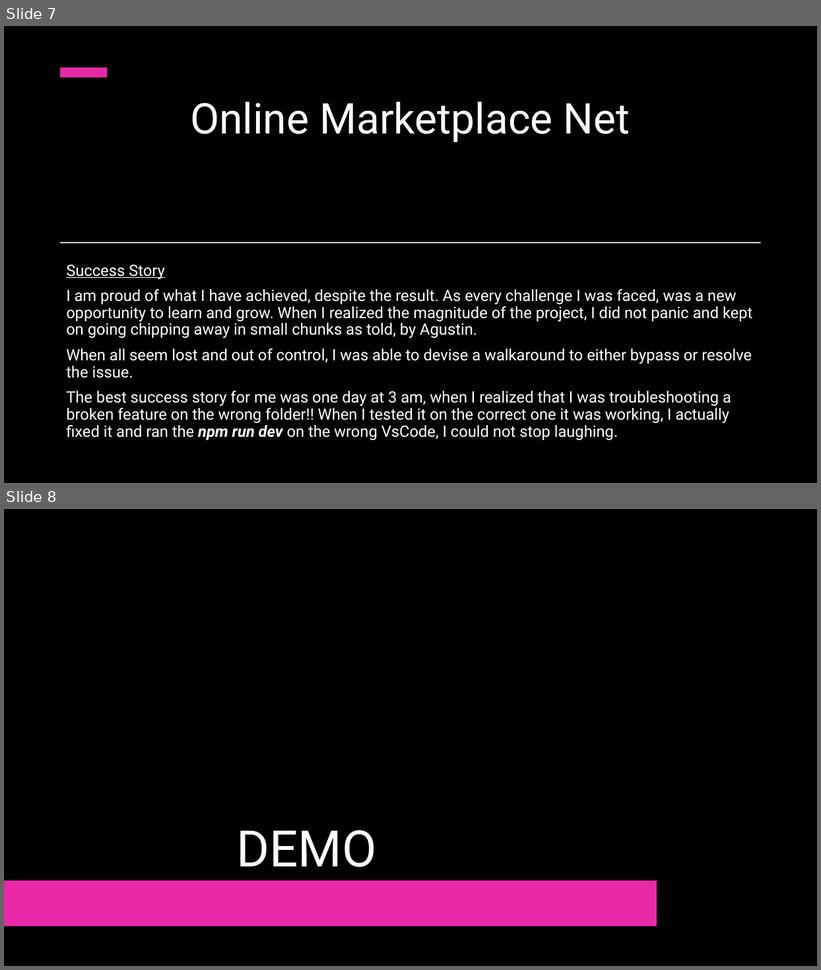
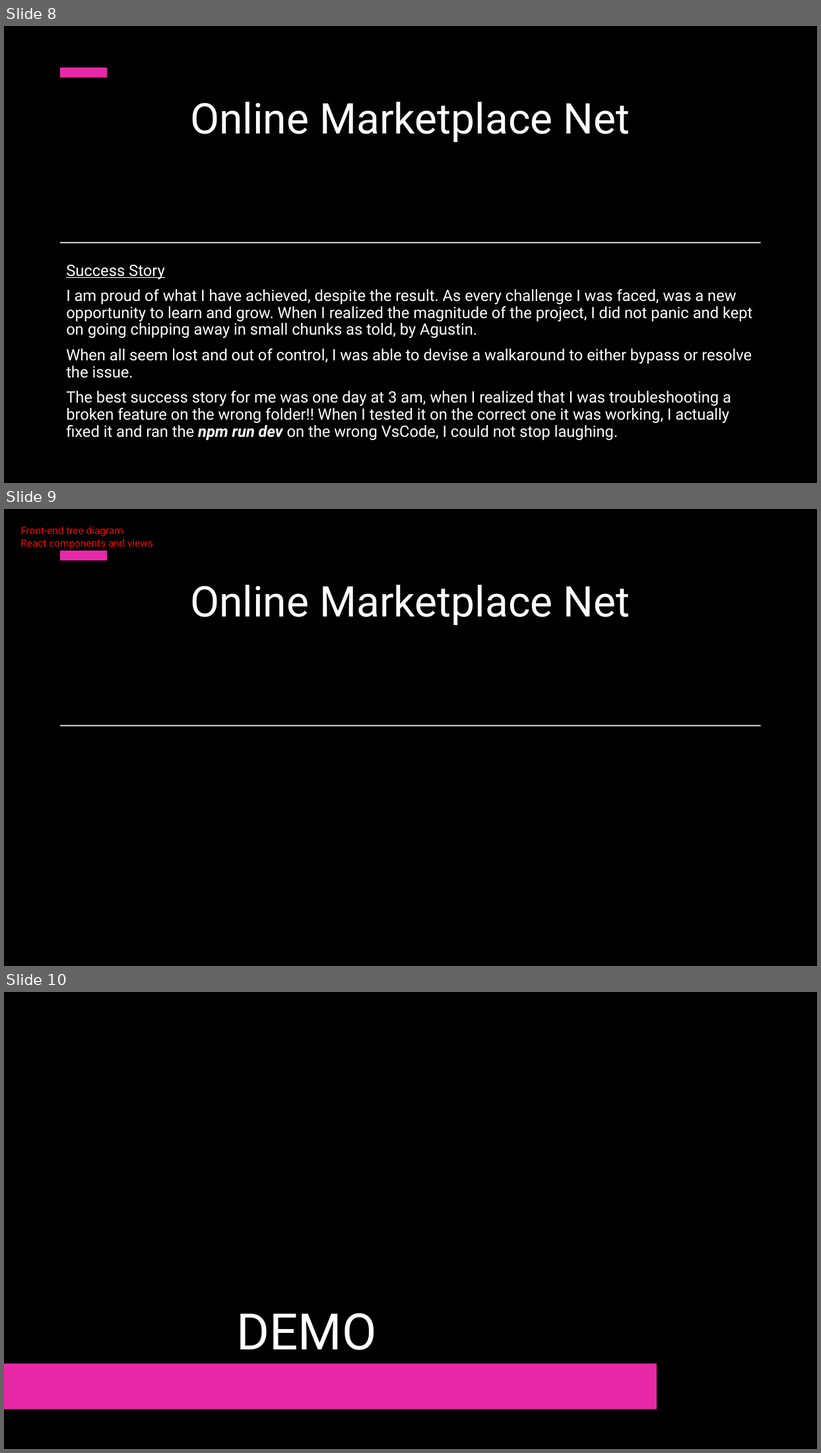
Before and after one commit to johnnyboysydney/Online_Marketplace_Net, a slide deck: Assets/Online Marketplace Net.pptx. Shown one above the other, each under a label of ours: slides 7 and 8 before the commit, slides 8, 9 and 10 after it. The pictures are 821x970 and 821x1453 pixels, drawn with LibreOffice and Linux fonts; fonts in the diff are those of the drawing; background and template pictures are left out. Boxes give left, top, right and bottom in pixels: in the first picture for what was removed or moved away, otherwise in the second. Text is boxed around its words. In the diff, an @@ line names an element or a change of style, - is before the commit and + after.

```diff
--- a/Assets/Online Marketplace Net.pptx
+++ b/Assets/Online Marketplace Net.pptx
@@ slide 9 added at (4,509,817,966), background picture (left out); not listed: 2 template elements that a slide beside it also shows @@
@@ rectangle added at (4,509,817,966), fill #000000 @@
@@ text added at (20,526,153,549), 12 pt, text #FF0000 @@
+Front-end tree diagram
+React components and views
@@ rectangle added at (60,551,108,560), fill #E729A8 @@
@@ title added at (190,585,630,625), 50 pt, text #FFFFFF @@
+Online Marketplace Net
@@ rectangle added at (60,725,761,726), fill #FFFFFF @@
@@ what was slide 7 is now slide 8 @@
@@ what was slide 8 is now slide 10 @@
```
Also in this commit, not shown: 8 slides changed, 2 other slides added, 1 other file.
